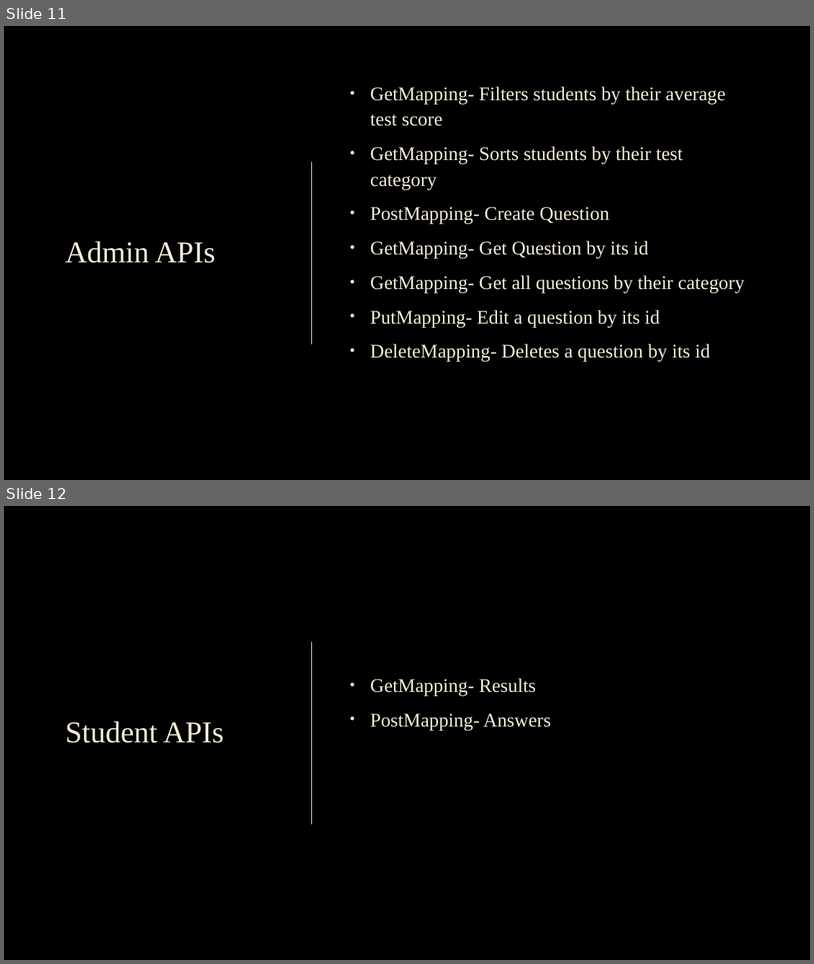
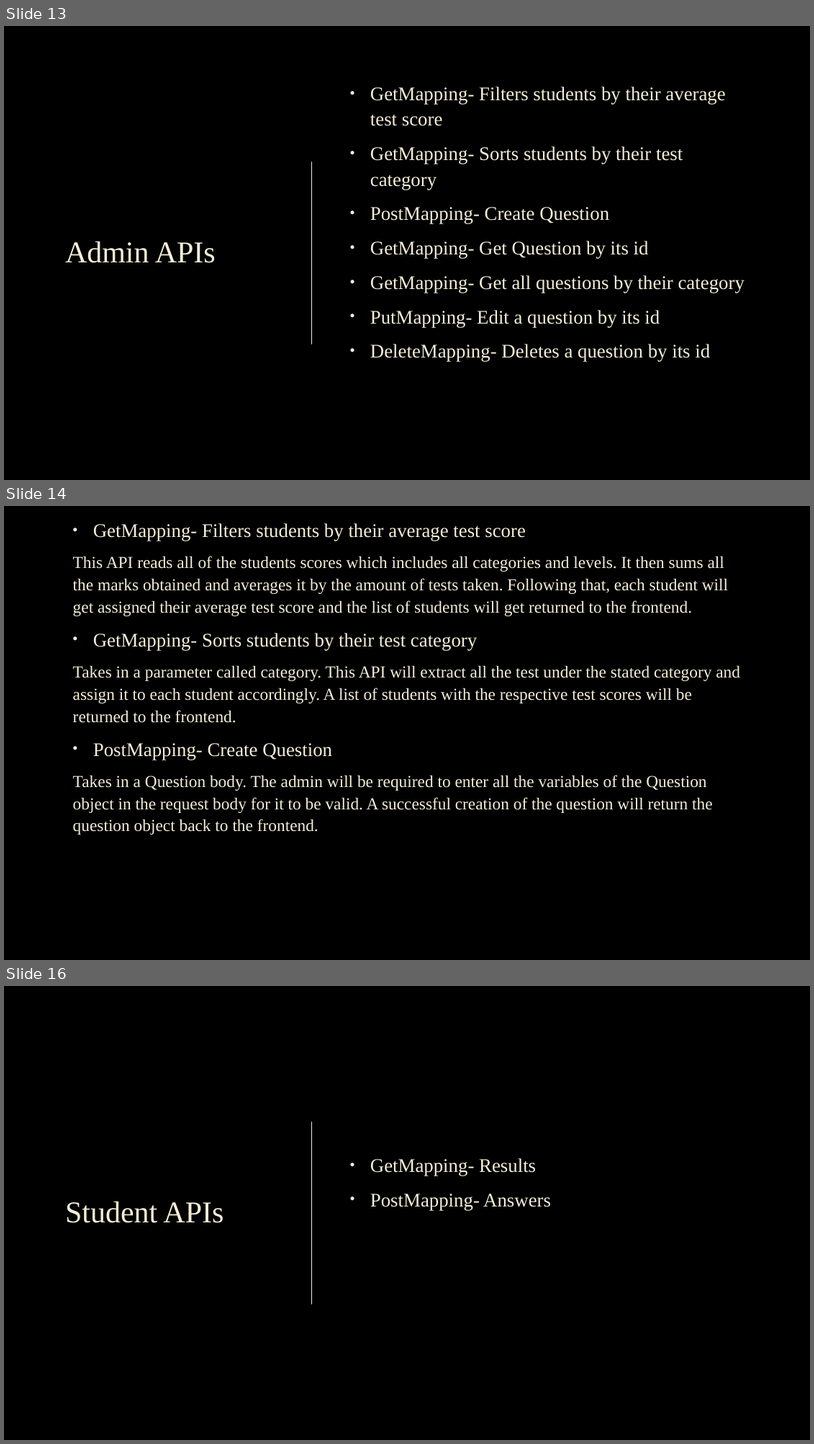
Before and after one commit to yongdingtan/ncs_final_final_project, a slide deck: NCS_Project_Presentation_TanYongDing.pptx. Shown one above the other, each under a label of ours: slides 11 and 12 before the commit, slides 13, 14 and 16 after it; the slides between them are not shown. The pictures are 814x964 and 814x1444 pixels, drawn with LibreOffice and Linux fonts; fonts in the diff are those of the drawing; background and template pictures are left out. Boxes give left, top, right and bottom in pixels: in the first picture for what was removed or moved away, otherwise in the second. Text is boxed around its words. In the diff, an @@ line names an element or a change of style, - is before the commit and + after.

```diff
--- a/NCS_Project_Presentation_TanYongDing.pptx
+++ b/NCS_Project_Presentation_TanYongDing.pptx
@@ slide 14 added at (4, 506, 810, 960), background picture (left out) @@
@@ text added at (73, 523, 741, 834), 20 pt, text #F4EDD8 @@
+• GetMapping- Filters students by their average test score
+This API reads all of the students scores which includes all categories and levels. It then sums all the marks obtained and averages it by the amount of tests taken. Following that, each student will get assigned their average test score and the list of students will get returned to the frontend.
+• GetMapping- Sorts students by their test category
+Takes in a parameter called category. This API will extract all the test under the stated category and assign it to each student accordingly. A list of students with the respective test scores will be returned to the frontend.
+• PostMapping- Create Question
+Takes in a Question body. The admin will be required to enter all the variables of the Question object in the request body for it to be valid. A successful creation of the question will return the question object back to the frontend.
@@ what was slide 11 is now slide 13 @@
@@ what was slide 12 is now slide 16 @@
```
Also in this commit, not shown: 2 slides changed, 7 other slides added, 1 slide removed, 8 other files.
